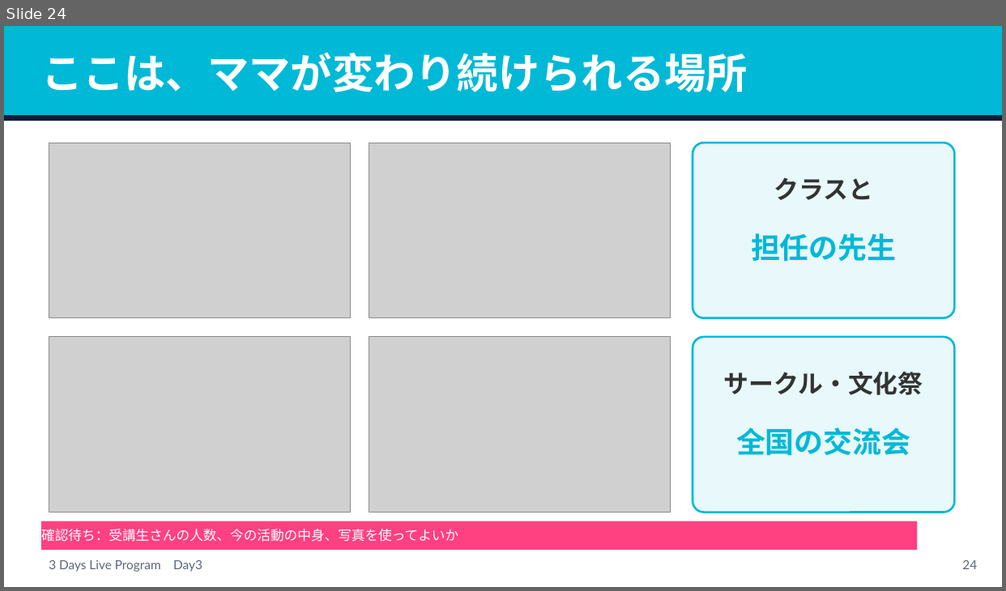
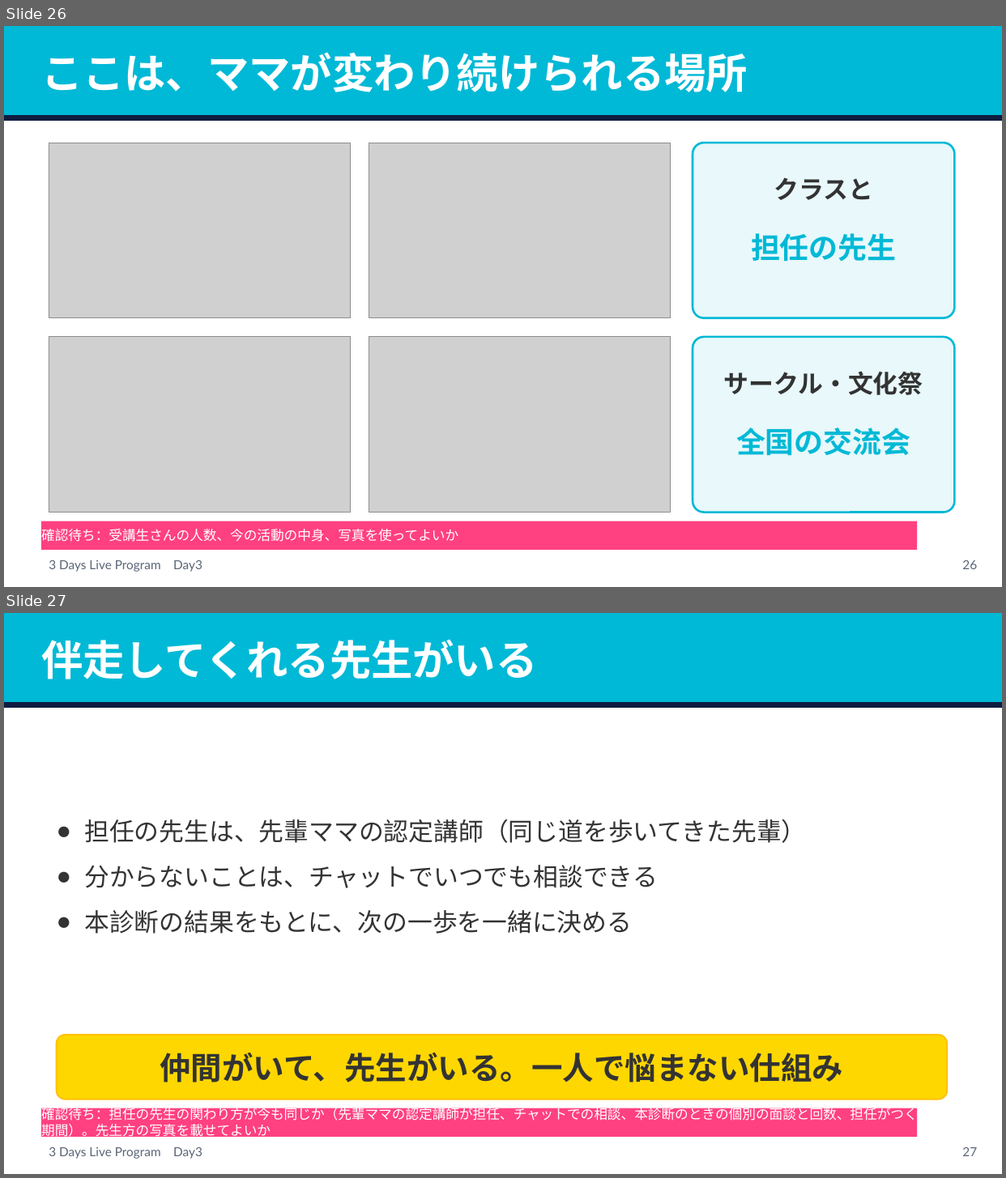
Before and after one commit to tanakayuc/static-pages, a slide deck: pigmarion-homeinter-3days-live/day3/v2/homeinter-day3-v2.pptx. Shown one above the other, each under a label of ours: slide 24 before the commit, slides 26 and 27 after it. The pictures are 1006x591 and 1006x1178 pixels, drawn with LibreOffice and Linux fonts; fonts in the diff are those of the drawing; grey boxes stand for pictures. Boxes give left, top, right and bottom in pixels: in the first picture for what was removed or moved away, otherwise in the second. Text is boxed around its words. In the diff, an @@ line names an element or a change of style, - is before the commit and + after.

Commit message:
pigmarion-homeinter-3days-live: Day3に、一言が変わる理由（8つの魔法の言葉ワーク）と、伴走してくれる先生の枚を足した（田中さんの指示）

```diff
--- a/pigmarion-homeinter-3days-live/day3/v2/homeinter-day3-v2.pptx
+++ b/pigmarion-homeinter-3days-live/day3/v2/homeinter-day3-v2.pptx
@@ slide 27 added at bbox=[4, 613, 1002, 1174], background #FFFFFF; not listed: 1 template element that a slide beside it also shows @@
@@ rectangle added at bbox=[4, 613, 1002, 703], fill #00B9D6, outline #00B9D6 1 pt @@
@@ text added at bbox=[41, 639, 537, 679], 40 pt, text #FFFFFF, bold @@
+伴走してくれる先生がいる
@@ rectangle added at bbox=[4, 703, 1002, 707], fill #0F1C3F, outline #0F1C3F 1 pt @@
@@ text added at bbox=[84, 820, 806, 934], 24 pt, text #333333 @@
+● 担任の先生は、先輩ママの認定講師（同じ道を歩いてきた先輩）
+● 分からないことは、チャットでいつでも相談できる
+● 本診断の結果をもとに、次の一歩を一緒に決める
@@ rounded rectangle added at bbox=[57, 1035, 948, 1100], fill #FFD700, outline #FFC107 1.5 pt @@
@@ text added at bbox=[160, 1053, 843, 1083], 30 pt, text #333333, bold @@
+仲間がいて、先生がいる。一人で悩まない仕組み
@@ rectangle added at bbox=[41, 1109, 918, 1137], fill #FF4081, 13 pt, text #FFFFFF @@
+確認待ち：担任の先生の関わり方が今も同じか（先輩ママの認定講師が担任、チャットでの相談、本診断のときの個別の面談と回数、担任がつく期間）。先生方の写真を載せてよいか
@@ page number added at bbox=[962, 1148, 977, 1157], 12 pt, text #5B6577 @@
+27
@@ what was slide 24 is now slide 26 @@
@@ page number at bbox=[962, 561, 977, 570]: text changed @@
-24
+26
```
Also in this commit, not shown: 2 slides changed, 2 other slides added, 40 other files.
